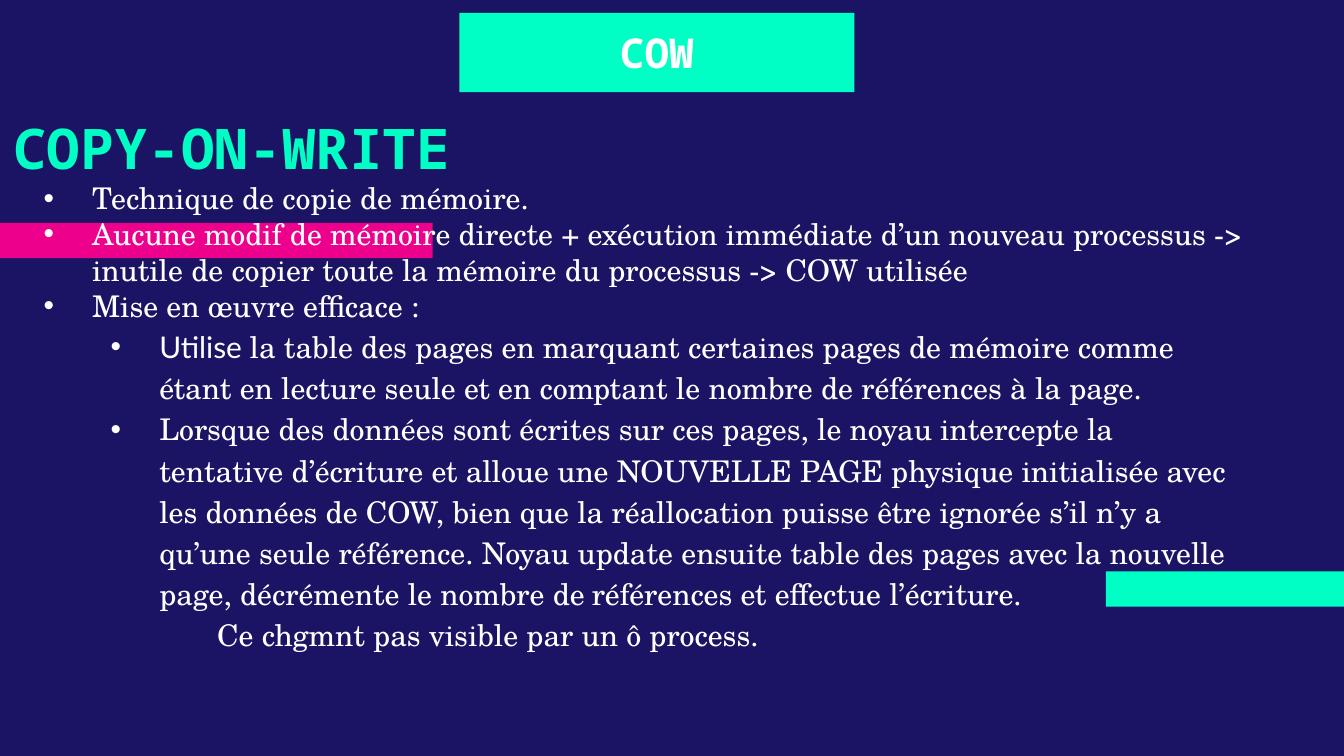
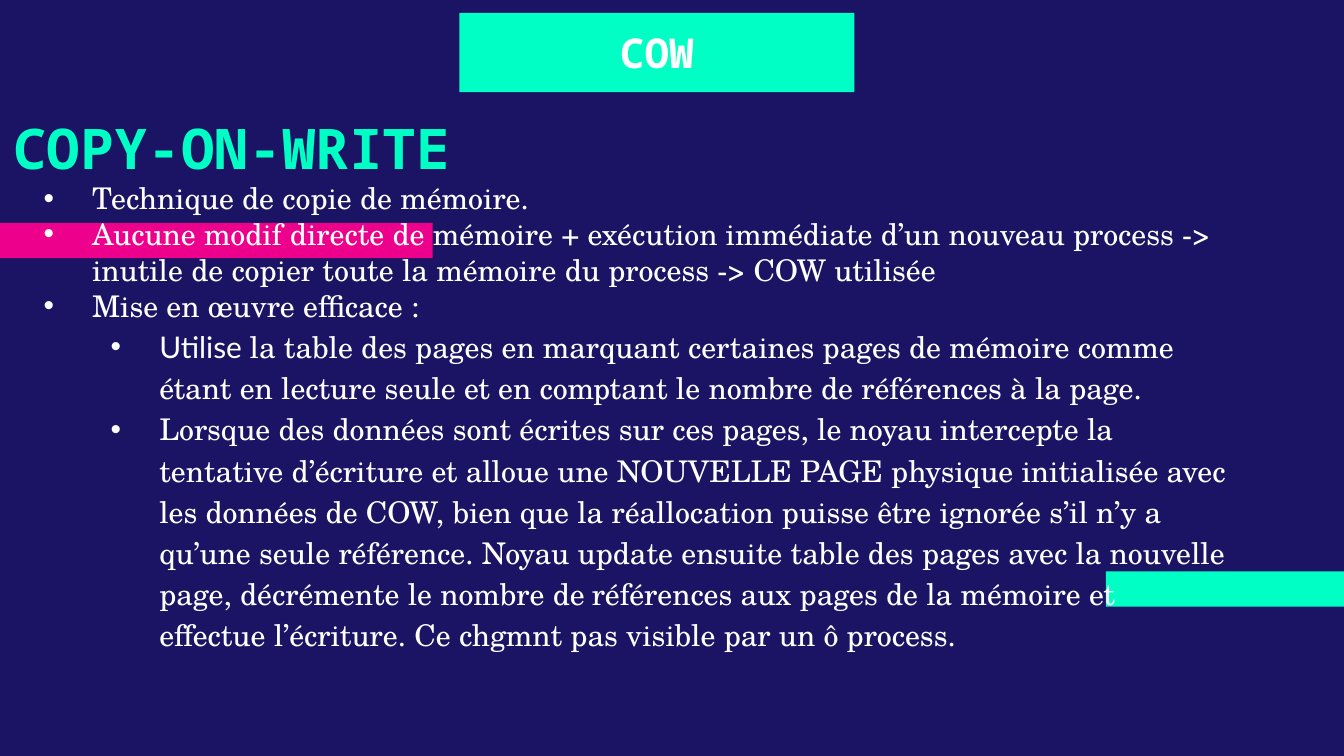
Before and after one commit to leomols97/sysg6_2022, a slide deck: slide 9 of Août/MOLS_FORK_VFORK_CLONE/Documents/MOLS_FORK_VFORK_CLONE.pptx. Drawn at 1344x756 pixels with LibreOffice and Linux fonts; fonts in the diff are those of the drawing. Boxes give left, top, right and bottom in pixels: in the first picture for what was removed or moved away, otherwise in the second. Text is boxed around its words. In the diff, an @@ line names an element or a change of style, - is before the commit and + after.

```diff
--- a/Août/MOLS_FORK_VFORK_CLONE/Documents/MOLS_FORK_VFORK_CLONE.pptx
+++ b/Août/MOLS_FORK_VFORK_CLONE/Documents/MOLS_FORK_VFORK_CLONE.pptx
@@ text at <box>92,216,1174,287</box>: text changed @@
-• Aucune modif de mémoire directe + exécution immédiate d’un nouveau processus -> inutile de copier toute la mémoire du processus -> COW utilisée
+• Aucune modif directe de mémoire + exécution immédiate d’un nouveau process -> inutile de copier toute la mémoire du process -> COW utilisée
@@ text at <box>159,418,1226,652</box>: text changed @@
-  • Lorsque des données sont écrites sur ces pages, le noyau intercepte la tentative d’écriture et alloue une NOUVELLE PAGE physique initialisée avec les données de COW, bien que la réallocation puisse être ignorée s’il n’y a qu’une seule référence. Noyau update ensuite table des pages avec la nouvelle page, décrémente le nombre de références et effectue l’écriture. Ce chgmnt pas visible par un ô process.
+  • Lorsque des données sont écrites sur ces pages, le noyau intercepte la tentative d’écriture et alloue une NOUVELLE PAGE physique initialisée avec les données de COW, bien que la réallocation puisse être ignorée s’il n’y a qu’une seule référence. Noyau update ensuite table des pages avec la nouvelle page, décrémente le nombre de références aux pages de la mémoire et effectue l’écriture. Ce chgmnt pas visible par un ô process.
```
Also in this commit, not shown: 19 other slides changed, 1 slide removed, 7 other files.
